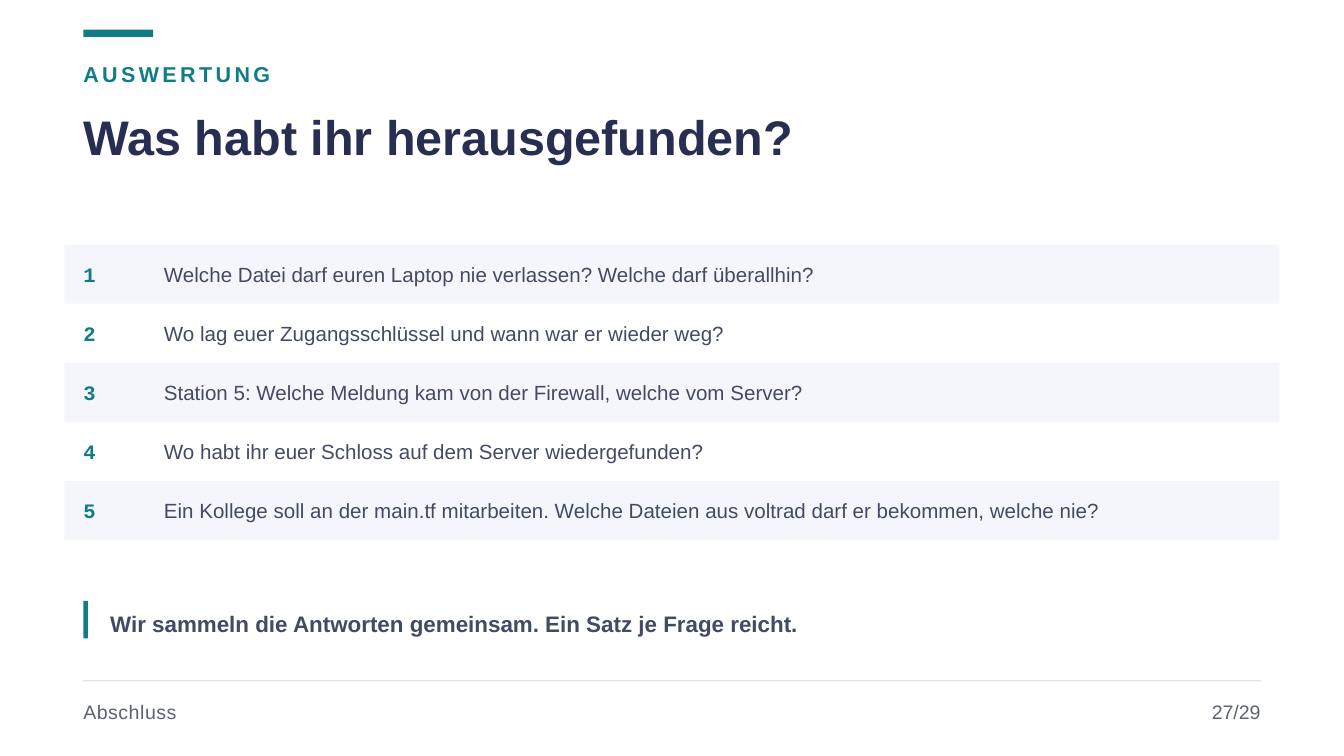
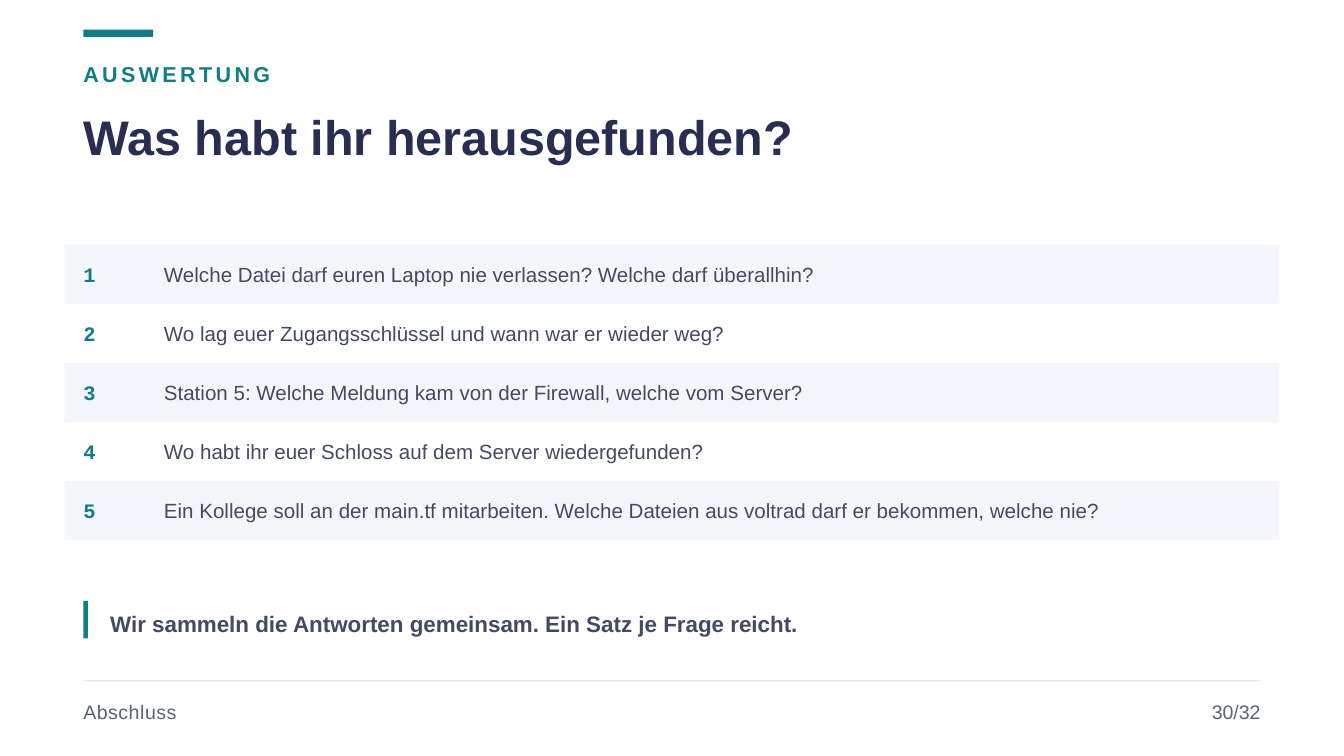
Before and after one commit to JacobMenge/kurs-unterlagen, a slide deck: slide 34 of folien/19-terraform-lokal.pptx (slide 31 before the commit). Drawn at 1344x756 pixels with LibreOffice and Linux fonts; fonts in the diff are those of the drawing. Boxes give left, top, right and bottom in pixels: in the first picture for what was removed or moved away, otherwise in the second. Text is boxed around its words. In the diff, an @@ line names an element or a change of style, - is before the commit and + after.

```diff
--- a/folien/19-terraform-lokal.pptx
+++ b/folien/19-terraform-lokal.pptx
@@ text at (1212, 705, 1261, 719): text changed @@
-27/29
+30/32
```
Also in this commit, not shown: 28 other slides changed, 3 slides added, 2 other files.
